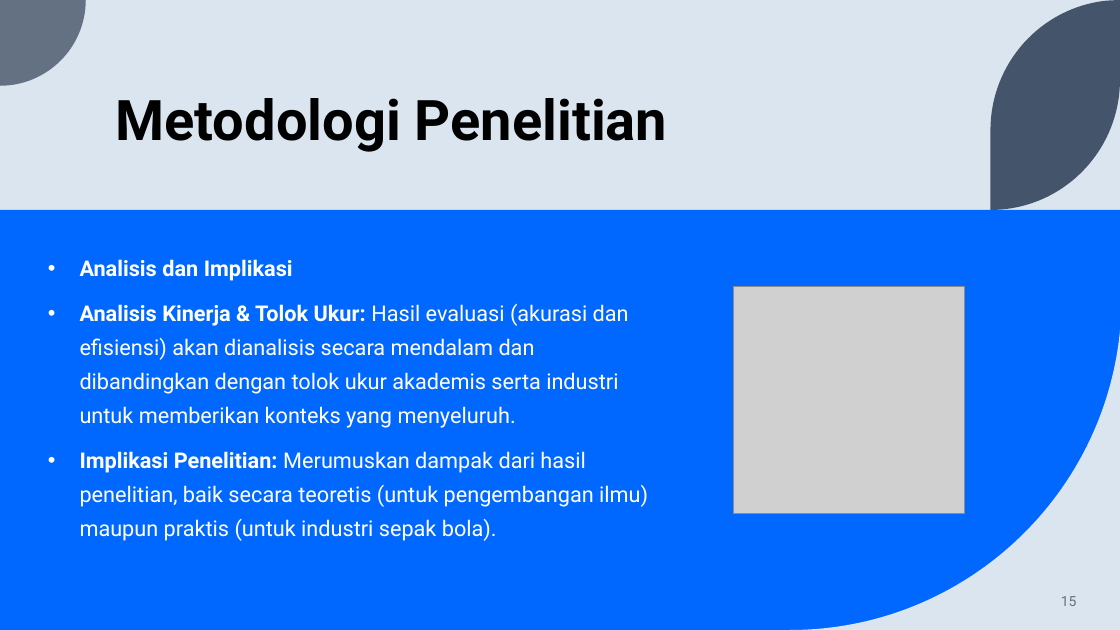
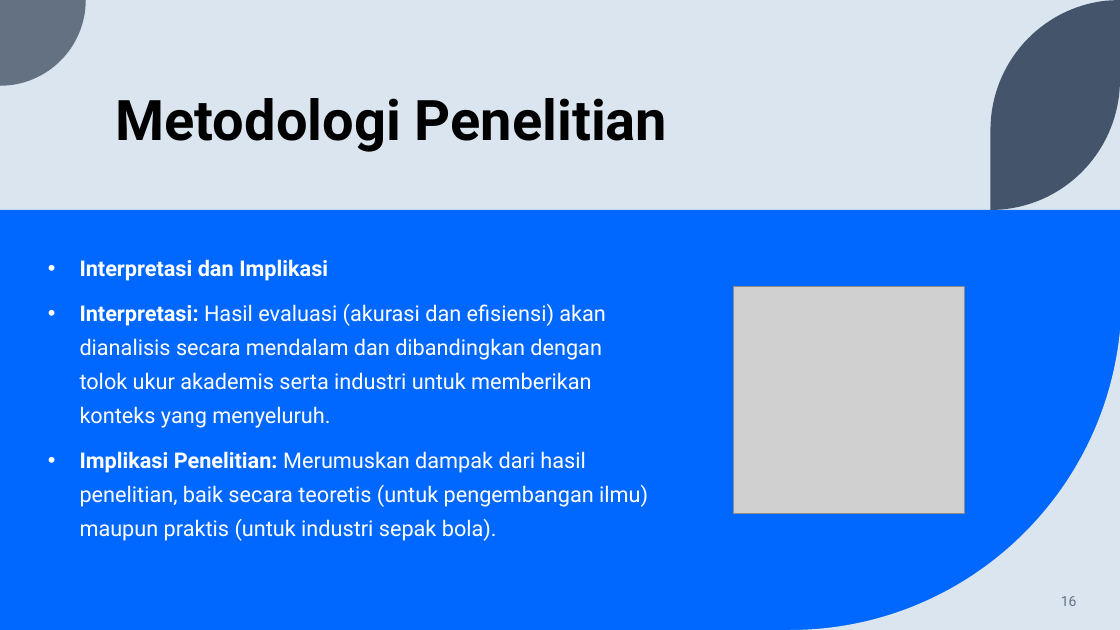
Before and after one commit to fadhilra101/skripsi, a slide deck: slide 16 of ppt/PPT SEMPRO FADHIL.pptx (slide 15 before the commit). Drawn at 1120x630 pixels with LibreOffice and Linux fonts; fonts in the diff are those of the drawing; grey boxes stand for pictures. Boxes give left, top, right and bottom in pixels: in the first picture for what was removed or moved away, otherwise in the second. Text is boxed around its words. In the diff, an @@ line names an element or a change of style, - is before the commit and + after.

```diff
--- a/ppt/PPT SEMPRO FADHIL.pptx
+++ b/ppt/PPT SEMPRO FADHIL.pptx
@@ text at (80, 259, 606, 428): text changed @@
-• Analisis dan Implikasi
-• Analisis Kinerja & Tolok Ukur: Hasil evaluasi (akurasi dan efisiensi) akan dianalisis secara mendalam dan dibandingkan dengan tolok ukur akademis serta industri untuk memberikan konteks yang menyeluruh.
+• Interpretasi dan Implikasi
+• Interpretasi: Hasil evaluasi (akurasi dan efisiensi) akan dianalisis secara mendalam dan dibandingkan dengan tolok ukur akademis serta industri untuk memberikan konteks yang menyeluruh.
```
Also in this commit, not shown: 9 other slides changed, 1 slide added, 1 other file.
